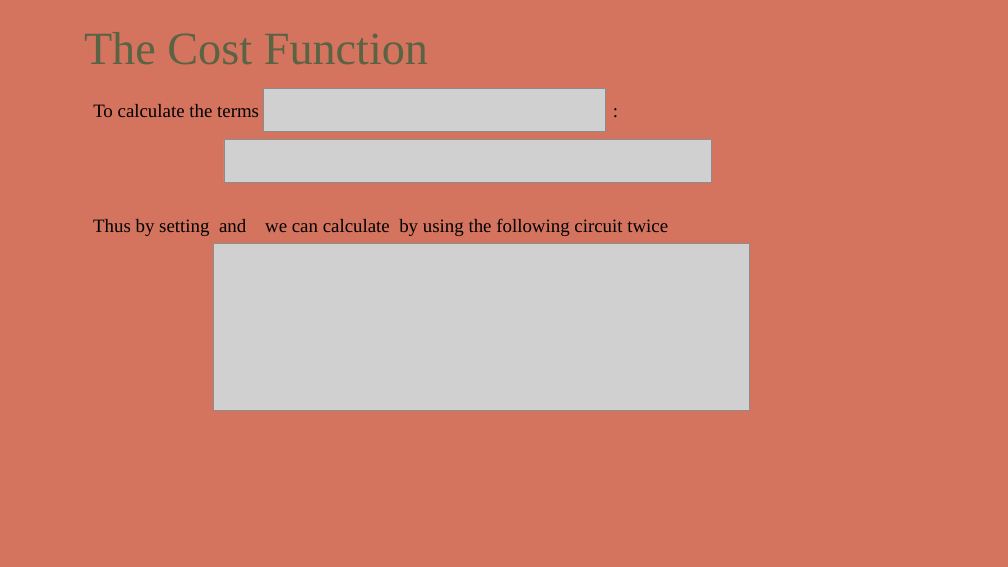
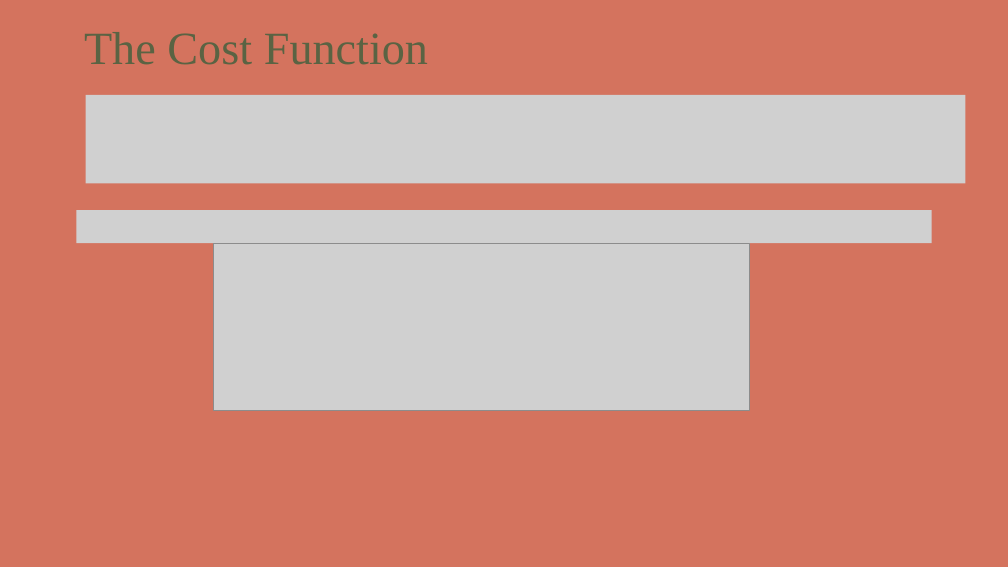
Before and after one commit to kthod/VQLS_algorithm, a slide deck: slide 30 of VQLS_presentation.pptx. Drawn at 1008x567 pixels with LibreOffice and Linux fonts; fonts in the diff are those of the drawing; grey boxes stand for pictures; background and template pictures are left out. Boxes give left, top, right and bottom in pixels: in the first picture for what was removed or moved away, otherwise in the second. Text is boxed around its words. In the diff, an @@ line names an element or a change of style, - is before the commit and + after.

```diff
--- a/VQLS_presentation.pptx
+++ b/VQLS_presentation.pptx
@@ picture removed at box(263, 88, 606, 131) @@
@@ picture added at box(85, 95, 966, 183) @@
@@ text removed at box(93, 104, 259, 117) @@
-To calculate the terms :
@@ picture removed at box(224, 139, 711, 182) @@
@@ picture added at box(76, 210, 932, 243) @@
@@ text removed at box(93, 218, 668, 236) @@
-Thus by setting and we can calculate by using the following circuit twice
```
Also in this commit, not shown: 29 other slides changed, 4 slides added, 4 slides removed, 1 other file.
